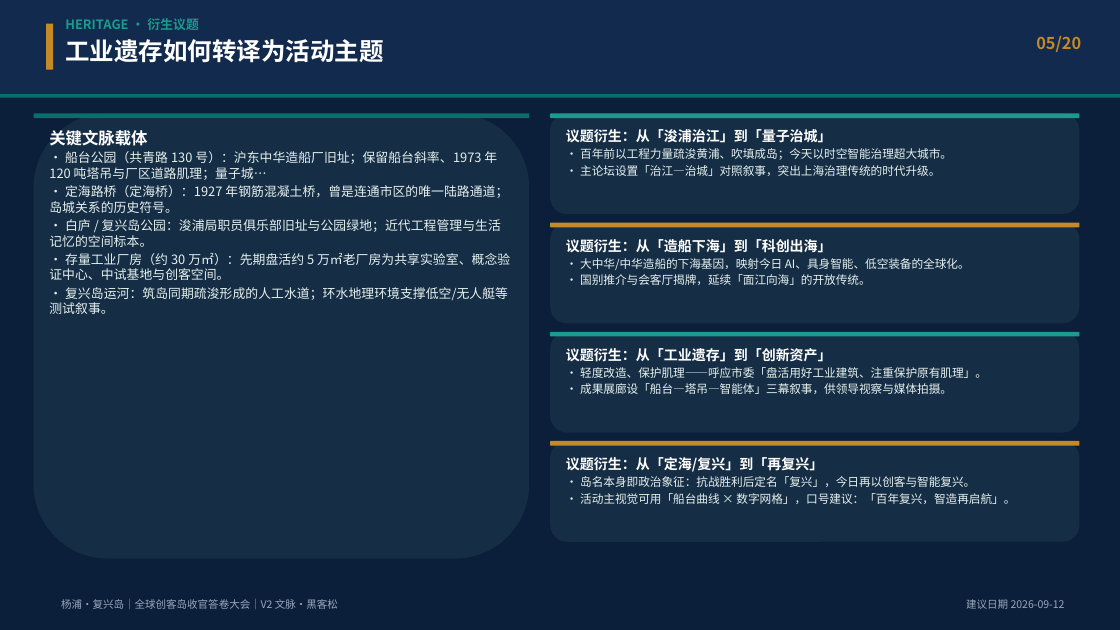
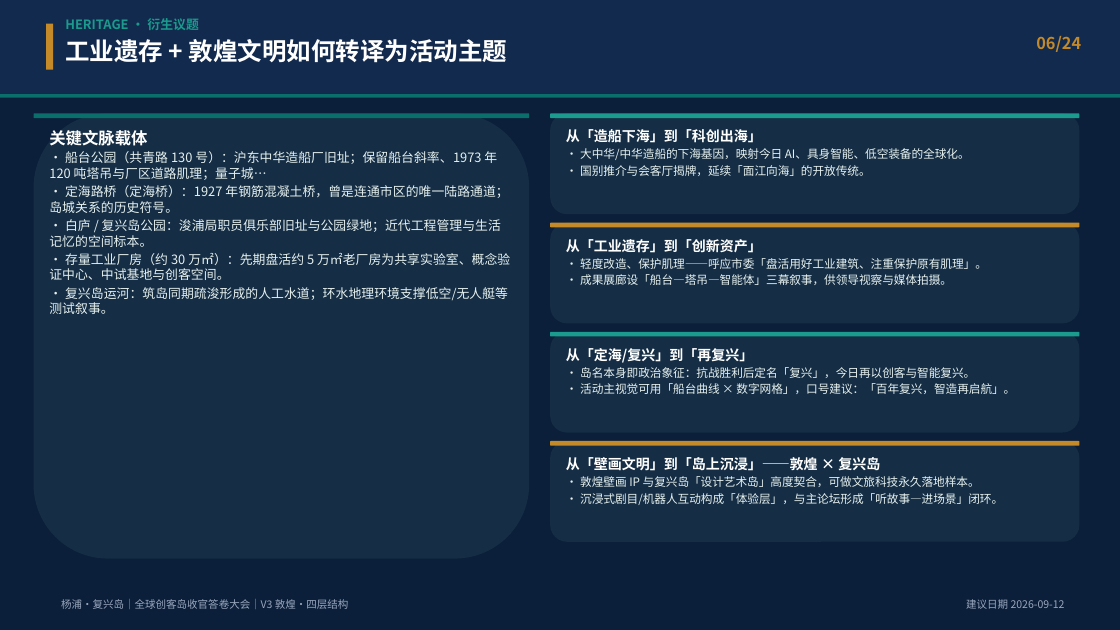
Before and after one commit to hujigang2010-maker/AIDEN, a slide deck: slide 6 of deliverables/复兴岛_全球创客岛_科创出海与具身智能国际大会_策划方案.pptx (slide 5 before the commit). Drawn at 1120x630 pixels with LibreOffice and Linux fonts; fonts in the diff are those of the drawing. Boxes give left, top, right and bottom in pixels: in the first picture for what was removed or moved away, otherwise in the second. Text is boxed around its words. In the diff, an @@ line names an element or a change of style, - is before the commit and + after.

```diff
--- a/deliverables/复兴岛_全球创客岛_科创出海与具身智能国际大会_策划方案.pptx
+++ b/deliverables/复兴岛_全球创客岛_科创出海与具身智能国际大会_策划方案.pptx
@@ text at [65, 39, 508, 63]: text changed @@
-工业遗存如何转译为活动主题
+工业遗存 + 敦煌文明如何转译为活动主题
@@ text at [1036, 36, 1081, 52]: text changed @@
-05/20
+06/24
@@ text at [566, 129, 970, 176]: text changed @@
-议题衍生：从「浚浦治江」到「量子治城」
-· 百年前以工程力量疏浚黄浦、吹填成岛；今天以时空智能治理超大城市。
-· 主论坛设置「治江—治城」对照叙事，突出上海治理传统的时代升级。
+从「造船下海」到「科创出海」
+· 大中华/中华造船的下海基因，映射今日 AI、具身智能、低空装备的全球化。
+· 国别推介与会客厅揭牌，延续「面江向海」的开放传统。
@@ text at [566, 239, 987, 285]: text changed @@
-议题衍生：从「造船下海」到「科创出海」
-· 大中华/中华造船的下海基因，映射今日 AI、具身智能、低空装备的全球化。
-· 国别推介与会客厅揭牌，延续「面江向海」的开放传统。
+从「工业遗存」到「创新资产」
+· 轻度改造、保护肌理——呼应市委「盘活用好工业建筑、注重保护原有肌理」。
+· 成果展廊设「船台—塔吊—智能体」三幕叙事，供领导视察与媒体拍摄。
@@ text at [566, 348, 1015, 394]: text changed @@
-议题衍生：从「工业遗存」到「创新资产」
-· 轻度改造、保护肌理——呼应市委「盘活用好工业建筑、注重保护原有肌理」。
-· 成果展廊设「船台—塔吊—智能体」三幕叙事，供领导视察与媒体拍摄。
+从「定海/复兴」到「再复兴」
+· 岛名本身即政治象征：抗战胜利后定名「复兴」，今日再以创客与智能复兴。
+· 活动主视觉可用「船台曲线 × 数字网格」，口号建议：「百年复兴，智造再启航」。
@@ text at [566, 457, 1003, 505]: text changed @@
-议题衍生：从「定海/复兴」到「再复兴」
-· 岛名本身即政治象征：抗战胜利后定名「复兴」，今日再以创客与智能复兴。
-· 活动主视觉可用「船台曲线 × 数字网格」，口号建议：「百年复兴，智造再启航」。
+从「壁画文明」到「岛上沉浸」——敦煌 × 复兴岛
+· 敦煌壁画 IP 与复兴岛「设计艺术岛」高度契合，可做文旅科技永久落地样本。
+· 沉浸式剧目/机器人互动构成「体验层」，与主论坛形成「听故事—进场景」闭环。
@@ text at [61, 599, 349, 609]: text changed @@
-杨浦·复兴岛｜全球创客岛收官答卷大会｜V2 文脉·黑客松
+杨浦·复兴岛｜全球创客岛收官答卷大会｜V3 敦煌·四层结构
```
Also in this commit, not shown: 19 other slides changed, 4 slides added, 5 other files.
